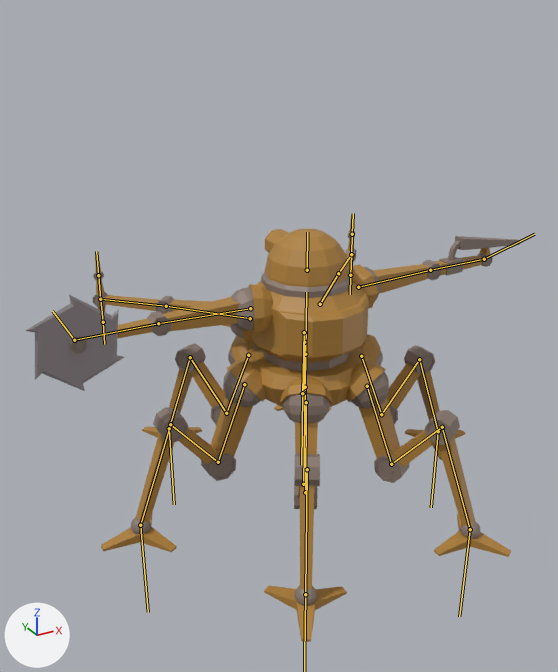
One commit to the glTF model Assets/Models/Mobs/Hex_repairer.glb: the scene before it, then after it.
Both versions are drawn from a camera (50 mm lens) standing at (-2.64, -4.4, 3.52) and looking at (-0.25, -0.05, 1.35). Every picture has the same lights, and +X, +Y and +Z are marked at lower left. The older version comes first. The bones that bend it are drawn over the model as lines.
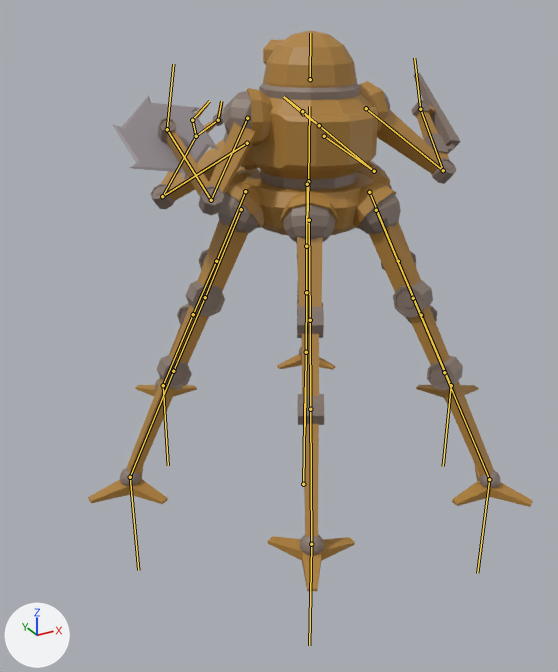
The newer file adds an action. The first version stands in its rest pose; the second is drawn at frame 3 of the action 'Hex_Battle_Jump_Landing'.

Boxes (x1, y1, x2, y2) around the edits, measured in the pictures (558 x 672 px):
'Cylinder.006', posed (10% narrower, 31% taller)
    before: (25, 215, 521, 642)
    after: (88, 30, 533, 591)
bone 'pelvis', root to tip
    before: (305, 387) to (305, 354)
    after: (307, 221) to (308, 181)
bone 'Arm_1_1.L', root to tip
    before: (250, 308) to (158, 323)
    after: (247, 118) to (211, 200)
bone 'Arm_1_2.L', root to tip
    before: (158, 323) to (74, 340)
    after: (211, 200) to (167, 129)
bone 'Arm_1_saw.L', root to tip
    before: (74, 340) to (52, 311)
    after: (167, 129) to (173, 64)
bone 'Arm_2_1.L', root to tip
    before: (250, 318) to (166, 306)
    after: (247, 143) to (162, 196)
bone 'Arm_2_2.L', root to tip
    before: (166, 306) to (100, 299)
    after: (162, 196) to (196, 136)
bone 'Arm_2_finger1_1.L', root to tip
    before: (100, 299) to (98, 275)
    after: (196, 136) to (218, 120)
bone 'Arm_2_finger1_2.L', root to tip
    before: (98, 275) to (96, 251)
    after: (218, 120) to (221, 101)
bone 'Arm_2_finger2_1.L', root to tip
    before: (100, 299) to (103, 322)
    after: (196, 136) to (192, 120)
bone 'Arm_2_finger2_2.L', root to tip
    before: (103, 322) to (104, 344)
    after: (192, 120) to (209, 101)
bone 'Arm_1_1.R', root to tip
    before: (358, 287) to (430, 270)
    after: (366, 108) to (443, 170)
bone 'Arm_1_2.R', root to tip
    before: (430, 270) to (484, 259)
    after: (443, 170) to (420, 109)
bone 'Arm_2_1.R', root to tip
    before: (320, 304) to (338, 273)
    after: (324, 136) to (374, 171)
bone 'Arm_2_2.R', root to tip
    before: (338, 273) to (351, 254)
    after: (374, 171) to (319, 125)
bone 'Arm_2_finger1_1.R', root to tip
    before: (351, 254) to (352, 234)
    after: (319, 125) to (303, 113)
bone 'Arm_2_finger1_2.R', root to tip
    before: (352, 234) to (353, 213)
    after: (303, 113) to (283, 97)
bone 'Arm_2_finger2_1.R', root to tip
    before: (351, 254) to (350, 275)
    after: (319, 125) to (302, 111)
bone 'Arm_2_finger2_2.R', root to tip
    before: (350, 275) to (350, 294)
    after: (302, 111) to (284, 96)
bone 'Leg_1_1.L', root to tip
    before: (248, 355) to (226, 413)
    after: (245, 191) to (216, 261)
bone 'Leg_1_2.L', root to tip
    before: (226, 413) to (190, 357)
    after: (216, 261) to (193, 314)
bone 'Leg_1_3.L', root to tip
    before: (190, 357) to (169, 428)
    after: (193, 314) to (163, 385)
bone 'Leg_1_4.L', root to tip
    before: (169, 428) to (174, 504)
    after: (163, 385) to (168, 465)
bone 'Leg_2_1.L', root to tip
    before: (244, 384) to (218, 462)
    after: (241, 209) to (205, 297)
bone 'Leg_2_2.L', root to tip
    before: (218, 462) to (170, 424)
    after: (205, 297) to (173, 371)
bone 'Leg_2_3.L', root to tip
    before: (170, 424) to (140, 525)
    after: (173, 371) to (130, 477)
bone 'Leg_2_4.L', root to tip
    before: (140, 525) to (148, 612)
    after: (130, 477) to (138, 570)
bone 'Leg_3_1.L', root to tip
    before: (306, 402) to (305, 492)
    after: (309, 220) to (310, 320)
bone 'Leg_3_2.L', root to tip
    before: (305, 492) to (307, 469)
    after: (310, 320) to (310, 409)
bone 'Leg_3_3.L', root to tip
    before: (307, 469) to (305, 594)
    after: (310, 409) to (311, 544)
bone 'Leg_1_1.R', root to tip
    before: (304, 342) to (303, 392)
    after: (307, 184) to (306, 246)
bone 'Leg_1_2.R', root to tip
    before: (303, 392) to (304, 332)
    after: (306, 246) to (306, 292)
bone 'Leg_1_3.R', root to tip
    before: (304, 332) to (302, 393)
    after: (306, 292) to (306, 352)
bone 'Leg_1_4.R', root to tip
    before: (302, 393) to (301, 465)
    after: (306, 352) to (305, 426)
bone 'Leg_2_1.R', root to tip
    before: (361, 356) to (381, 414)
    after: (369, 192) to (398, 261)
bone 'Leg_2_2.R', root to tip
    before: (381, 414) to (419, 359)
    after: (398, 261) to (421, 315)
bone 'Leg_2_3.R', root to tip
    before: (419, 359) to (438, 431)
    after: (421, 315) to (451, 385)
bone 'Leg_2_4.R', root to tip
    before: (438, 431) to (431, 507)
    after: (451, 385) to (443, 466)
bone 'Leg_3_1.R', root to tip
    before: (367, 386) to (391, 464)
    after: (376, 210) to (413, 298)
bone 'Leg_3_2.R', root to tip
    before: (391, 464) to (442, 427)
    after: (413, 298) to (444, 372)
bone 'Leg_3_3.R', root to tip
    before: (442, 427) to (470, 529)
    after: (444, 372) to (489, 479)
bone 'Leg_3_4.R', root to tip
    before: (470, 529) to (459, 616)
    after: (489, 479) to (477, 573)

The edits, one by one:
Bone 'pelvis' (bone_pelvis) moves from (0.0, 0.0, 0.0) to (0.0, 1.265, 0.0).
Bone 'Arm_1_1.L' (bone_arm_1_1_l) turns from (0, 0, 0) to (62, -132, -12) degrees about its own x, y and z.
Bone 'Arm_1_2.L' (bone_arm_1_2_l) turns from (0, 0, 0) to (-129, 0, 0) degrees about its own x, y and z.
Bone 'Arm_1_saw.L' (bone_arm_1_saw_l) turns from (0, 0, 0) to (0, 84, 0) degrees about its own x, y and z.
Bone 'Arm_2_1.L' (bone_arm_2_1_l) turns from (0, 0, 0) to (-54, 51, -16) degrees about its own x, y and z.
Bone 'Arm_2_2.L' (bone_arm_2_2_l) turns from (0, 0, 0) to (141, 0, 0) degrees about its own x, y and z.
Bone 'Arm_2_finger1_1.L' (bone_arm_2_finger1_1_l) turns from (0, 0, 0) to (-54, 0, 0) degrees about its own x, y and z.
Bone 'Arm_2_finger1_2.L' (bone_arm_2_finger1_2_l) turns from (0, 0, 0) to (-54, 0, 0) degrees about its own x, y and z.
Bone 'Arm_2_finger2_1.L' (bone_arm_2_finger2_1_l) turns from (0, 0, 0) to (-54, 0, 0) degrees about its own x, y and z.
Bone 'Arm_2_finger2_2.L' (bone_arm_2_finger2_2_l) turns from (0, 0, 0) to (-54, 0, 0) degrees about its own x, y and z.
Bone 'Arm_1_1.R' (bone_arm_1_1_r) turns from (0, 0, 0) to (62, 132, 12) degrees about its own x, y and z.
Bone 'Arm_1_2.R' (bone_arm_1_2_r) turns from (0, 0, 0) to (-129, 0, 0) degrees about its own x, y and z.
Bone 'Arm_2_1.R' (bone_arm_2_1_r) turns from (0, 0, 0) to (-54, -51, 16) degrees about its own x, y and z.
Bone 'Arm_2_2.R' (bone_arm_2_2_r) turns from (0, 0, 0) to (141, 0, 0) degrees about its own x, y and z.
Bone 'Arm_2_finger1_1.R' (bone_arm_2_finger1_1_r) turns from (0, 0, 0) to (-54, 0, 0) degrees about its own x, y and z.
Bone 'Arm_2_finger1_2.R' (bone_arm_2_finger1_2_r) turns from (0, 0, 0) to (-54, 0, 0) degrees about its own x, y and z.
Bone 'Arm_2_finger2_1.R' (bone_arm_2_finger2_1_r) turns from (0, 0, 0) to (-54, 0, 0) degrees about its own x, y and z.
Bone 'Arm_2_finger2_2.R' (bone_arm_2_finger2_2_r) turns from (0, 0, 0) to (-54, 0, 0) degrees about its own x, y and z.
Bone 'Leg_1_1.L' (bone_leg_1_1_l) turns from (0, 0, 0) to (1, -1, -4) degrees about its own x, y and z.
Bone 'Leg_1_2.L' (bone_leg_1_2_l) turns from (0, 0, 0) to (0, 0, 118) degrees about its own x, y and z.
Bone 'Leg_1_3.L' (bone_leg_1_3_l) turns from (0, 0, 0) to (0, 0, -119) degrees about its own x, y and z.
Bone 'Leg_1_4.L' (bone_leg_1_4_l) turns from (0, 0, 0) to (0, 1, 6) degrees about its own x, y and z.
Bone 'Leg_2_1.L' (bone_leg_2_1_l) turns from (0, 0, 0) to (1, 7, -6) degrees about its own x, y and z.
Bone 'Leg_2_2.L' (bone_leg_2_2_l) turns from (0, 0, 0) to (0, 0, 118) degrees about its own x, y and z.
Bone 'Leg_2_3.L' (bone_leg_2_3_l) turns from (0, 0, 0) to (0, 0, -119) degrees about its own x, y and z.
Bone 'Leg_2_4.L' (bone_leg_2_4_l) turns from (0, 0, 0) to (-4, -5, 8) degrees about its own x, y and z.
Bone 'Leg_3_1.L' (bone_leg_3_1_l) turns from (0, 0, 0) to (1, -1, -7) degrees about its own x, y and z.
Bone 'Leg_3_2.L' (bone_leg_3_2_l) turns from (0, 0, 0) to (0, 0, 118) degrees about its own x, y and z.
Bone 'Leg_3_3.L' (bone_leg_3_3_l) turns from (0, 0, 0) to (0, 0, -119) degrees about its own x, y and z.
Bone 'Leg_3_4.L' (bone_leg_3_4_l) turns from (0, 0, 0) to (0, 1, 9) degrees about its own x, y and z.
Bone 'Leg_1_1.R' (bone_leg_1_1_r) turns from (0, 0, 0) to (1, 1, 4) degrees about its own x, y and z.
Bone 'Leg_1_2.R' (bone_leg_1_2_r) turns from (0, 0, 0) to (0, 0, -118) degrees about its own x, y and z.
Bone 'Leg_1_3.R' (bone_leg_1_3_r) turns from (0, 0, 0) to (0, 0, 119) degrees about its own x, y and z.
Bone 'Leg_1_4.R' (bone_leg_1_4_r) turns from (0, 0, 0) to (0, -1, -6) degrees about its own x, y and z.
Bone 'Leg_2_1.R' (bone_leg_2_1_r) turns from (0, 0, 0) to (1, 1, 6) degrees about its own x, y and z.
Bone 'Leg_2_2.R' (bone_leg_2_2_r) turns from (0, 0, 0) to (0, 0, -118) degrees about its own x, y and z.
Bone 'Leg_2_3.R' (bone_leg_2_3_r) turns from (0, 0, 0) to (0, 0, 119) degrees about its own x, y and z.
Bone 'Leg_2_4.R' (bone_leg_2_4_r) turns from (0, 0, 0) to (0, -1, -7) degrees about its own x, y and z.
Bone 'Leg_3_1.R' (bone_leg_3_1_r) turns from (0, 0, 0) to (1, 1, 7) degrees about its own x, y and z.
Bone 'Leg_3_2.R' (bone_leg_3_2_r) turns from (0, 0, 0) to (0, 0, -118) degrees about its own x, y and z.
Bone 'Leg_3_3.R' (bone_leg_3_3_r) turns from (0, 0, 0) to (0, 0, 119) degrees about its own x, y and z.
Bone 'Leg_3_4.R' (bone_leg_3_4_r) turns from (0, 0, 0) to (0, -1, -9) degrees about its own x, y and z.
